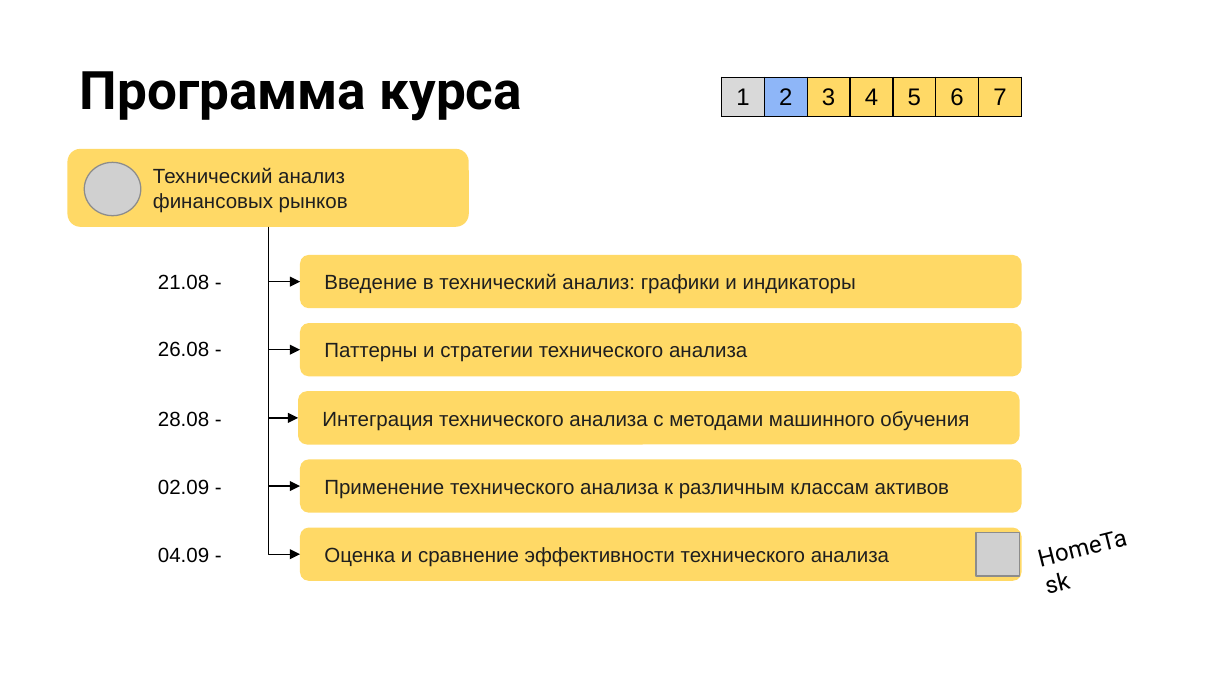
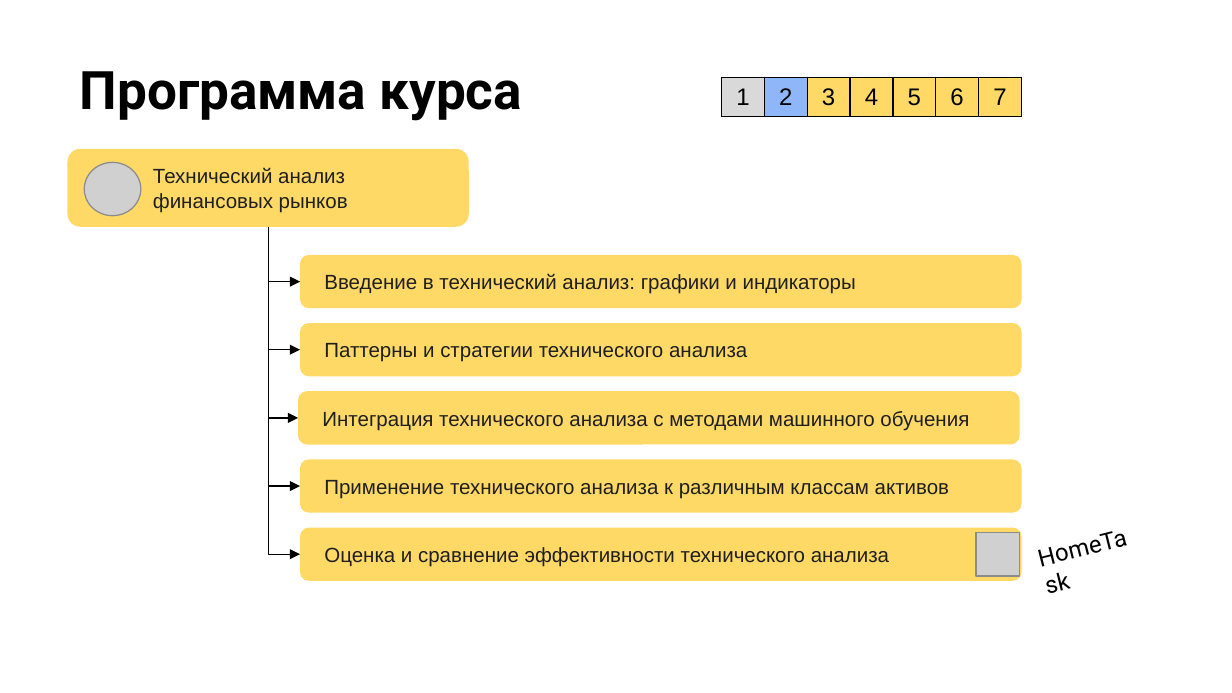
Before and after one commit to stureiko/Otus_lectures, a slide deck: slide 13 of FinML/01 - Intro/Presentation/01 - Intro.pptx. Drawn at 1232x693 pixels with LibreOffice and Linux fonts; fonts in the diff are those of the drawing; grey boxes stand for pictures; background and template pictures are left out. Boxes give left, top, right and bottom in pixels: in the first picture for what was removed or moved away, otherwise in the second. Text is boxed around its words. In the diff, an @@ line names an element or a change of style, - is before the commit and + after.

```diff
--- a/FinML/01 - Intro/Presentation/01 - Intro.pptx
+++ b/FinML/01 - Intro/Presentation/01 - Intro.pptx
@@ text removed at [158,274,209,290] @@
-21.08 -
@@ text removed at [158,341,209,357] @@
-26.08 -
@@ text removed at [158,411,209,427] @@
-28.08 -
@@ text removed at [158,479,209,495] @@
-02.09 -
@@ text removed at [158,547,209,563] @@
-04.09 -
```
Also in this commit, not shown: 10 other slides changed, 17 other files.
